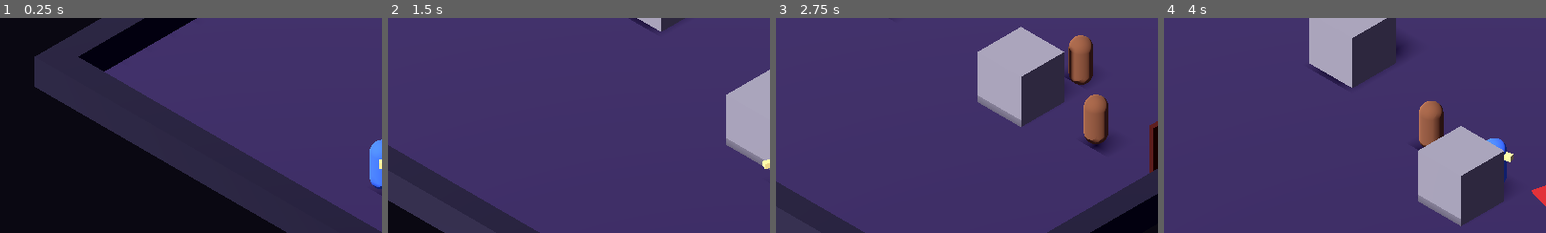
Above: before the commit, frames 1-4 (left to right).
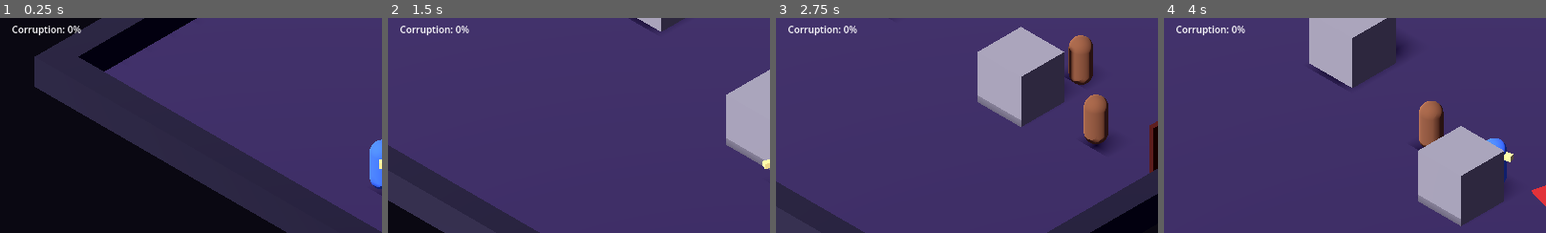
Above: after the commit, the same moments.

Repository: Spadasian/Robert
Game: Godot game, scene res://scenes/world/Run.tscn
Two runs of this game, one before a commit and one after it. Both use one fixed random seed, a clock stepped at 60 frames per second and the inputs below.
Inputs (mouse positions are % of the whole screen's width and height, from its top left):
- Up to frame 1 (0.25 s): no input
- Up to frame 2 (1.5 s): tap Enter at 0.5 s; move the mouse to (72, 45) at 0.52 s; press the mouse at (72, 45) at 0.53 s; hold D (move_right) 0.53-1.28 s; tap Space (dash) at 0.8, 1.35 s; move the mouse to (30, 55) at 1.27 s; release the mouse at (30, 55) at 1.28 s; hold S (move_down) from 1.28 s (still down)
- Up to frame 3 (2.75 s): click (30, 55) at 1.55 s; move the mouse to (60, 28) at 2.02 s; release S (move_down) at 2.03 s; press the mouse at (60, 28) at 2.03 s; hold D (move_right) from 2.03 s (still down); tap Space (dash) at 2.3 s
- Up to frame 4 (4 s): move the mouse to (45, 70) at 2.77 s; release D (move_right) at 2.78 s; release the mouse at (45, 70) at 2.78 s; hold W (move_up) 2.78-3.53 s; tap Space (dash) at 2.85, 3.8 s; click (45, 70) at 3.05 s; move the mouse to (80, 65) at 3.52 s; hold A (move_left) from 3.53 s (still down); tap R at 3.6 s
The pictures show only the part of the screen within x 0-50%, y 11-61%; the shares and areas given below are measured in that part.

The runs differ from the first frame. In frame 1, 0.4% of the frame differs, in the area x 3-22%, y 3-8%; in frame 2, 0.4%; in frame 3, 0.4%; in frame 4, 0.4%.

Commit message:
Phase 11A: upgrade data (UpgradeData/UpgradeEffect), StatsComponent, CombatManager, Corruption number, 10 upgrades, UpgradeManager
Co-Authored-By: Claude Sonnet 5.5 <noreply@anthropic.com>
Claude-Session: https://claude.ai/code/session_015tdxMYhNk2xjQ11oWM2YK9

Diff:
--- /dev/null
+++ b/resources/upgrades/blood_edge.tres
@@ -0,0 +1,18 @@
+[gd_resource type="Resource" script_class="UpgradeData" load_steps=4 format=3]
+
+[ext_resource type="Script" path="res://scripts/upgrades/UpgradeData.gd" id="1_data"]
+[ext_resource type="Script" path="res://scripts/upgrades/UpgradeEffect.gd" id="2_effect"]
+
+[sub_resource type="Resource" id="Effect_1"]
+script = ExtResource("2_effect")
+stat = "attack_damage"
+operation = 1
+value = 0.2
+
+[resource]
+script = ExtResource("1_data")
+id = "blood_edge"
+display_name = "Blood Edge"
+description = "+20% attack damage"
+rarity = 0
+effects = Array[Resource]([SubResource("Effect_1")])
--- /dev/null
+++ b/resources/upgrades/crimson_meal.tres
@@ -0,0 +1,18 @@
+[gd_resource type="Resource" script_class="UpgradeData" load_steps=4 format=3]
+
+[ext_resource type="Script" path="res://scripts/upgrades/UpgradeData.gd" id="1_data"]
+[ext_resource type="Script" path="res://scripts/upgrades/UpgradeEffect.gd" id="2_effect"]
+
+[sub_resource type="Resource" id="Effect_1"]
+script = ExtResource("2_effect")
+stat = "life_on_kill"
+operation = 0
+value = 3
+
+[resource]
+script = ExtResource("1_data")
+id = "crimson_meal"
+display_name = "Crimson Meal"
+description = "Heal 3 HP on kill"
+rarity = 1
+effects = Array[Resource]([SubResource("Effect_1")])
--- /dev/null
+++ b/resources/upgrades/dark_breath.tres
@@ -0,0 +1,18 @@
+[gd_resource type="Resource" script_class="UpgradeData" load_steps=4 format=3]
+
+[ext_resource type="Script" path="res://scripts/upgrades/UpgradeData.gd" id="1_data"]
+[ext_resource type="Script" path="res://scripts/upgrades/UpgradeEffect.gd" id="2_effect"]
+
+[sub_resource type="Resource" id="Effect_1"]
+script = ExtResource("2_effect")
+stat = "corruption_on_hit"
+operation = 0
+value = 3
+
+[resource]
+script = ExtResource("1_data")
+id = "dark_breath"
+display_name = "Dark Breath"
+description = "Each hit adds 3 Corruption"
+rarity = 2
+effects = Array[Resource]([SubResource("Effect_1")])
--- /dev/null
+++ b/resources/upgrades/executioner.tres
@@ -0,0 +1,18 @@
+[gd_resource type="Resource" script_class="UpgradeData" load_steps=4 format=3]
+
+[ext_resource type="Script" path="res://scripts/upgrades/UpgradeData.gd" id="1_data"]
+[ext_resource type="Script" path="res://scripts/upgrades/UpgradeEffect.gd" id="2_effect"]
+
+[sub_resource type="Resource" id="Effect_1"]
+script = ExtResource("2_effect")
+stat = "execute_bonus"
+operation = 0
+value = 0.5
+
+[resource]
+script = ExtResource("1_data")
+id = "executioner"
+display_name = "Executioner"
+description = "+50% damage against enemies below 30% HP"
+rarity = 1
+effects = Array[Resource]([SubResource("Effect_1")])
--- /dev/null
+++ b/resources/upgrades/iron_skin.tres
@@ -0,0 +1,18 @@
+[gd_resource type="Resource" script_class="UpgradeData" load_steps=4 format=3]
+
+[ext_resource type="Script" path="res://scripts/upgrades/UpgradeData.gd" id="1_data"]
+[ext_resource type="Script" path="res://scripts/upgrades/UpgradeEffect.gd" id="2_effect"]
+
+[sub_resource type="Resource" id="Effect_1"]
+script = ExtResource("2_effect")
+stat = "damage_taken"
+operation = 1
+value = -0.15
+
+[resource]
+script = ExtResource("1_data")
+id = "iron_skin"
+display_name = "Iron Skin"
+description = "-15% damage taken"
+rarity = 0
+effects = Array[Resource]([SubResource("Effect_1")])
--- /dev/null
+++ b/resources/upgrades/keen_edge.tres
@@ -0,0 +1,18 @@
+[gd_resource type="Resource" script_class="UpgradeData" load_steps=4 format=3]
+
+[ext_resource type="Script" path="res://scripts/upgrades/UpgradeData.gd" id="1_data"]
+[ext_resource type="Script" path="res://scripts/upgrades/UpgradeEffect.gd" id="2_effect"]
+
+[sub_resource type="Resource" id="Effect_1"]
+script = ExtResource("2_effect")
+stat = "crit_chance"
+operation = 0
+value = 0.1
+
+[resource]
+script = ExtResource("1_data")
+id = "keen_edge"
+display_name = "Keen Edge"
+description = "+10% critical chance"
+rarity = 1
+effects = Array[Resource]([SubResource("Effect_1")])
--- /dev/null
+++ b/resources/upgrades/sakura_step.tres
@@ -0,0 +1,18 @@
+[gd_resource type="Resource" script_class="UpgradeData" load_steps=4 format=3]
+
+[ext_resource type="Script" path="res://scripts/upgrades/UpgradeData.gd" id="1_data"]
+[ext_resource type="Script" path="res://scripts/upgrades/UpgradeEffect.gd" id="2_effect"]
+
+[sub_resource type="Resource" id="Effect_1"]
+script = ExtResource("2_effect")
+stat = "move_speed"
+operation = 1
+value = 0.15
+
+[resource]
+script = ExtResource("1_data")
+id = "sakura_step"
+display_name = "Sakura Step"
+description = "+15% movement speed"
+rarity = 0
+effects = Array[Resource]([SubResource("Effect_1")])
--- /dev/null
+++ b/resources/upgrades/shadow_step.tres
@@ -0,0 +1,18 @@
+[gd_resource type="Resource" script_class="UpgradeData" load_steps=4 format=3]
+
+[ext_resource type="Script" path="res://scripts/upgrades/UpgradeData.gd" id="1_data"]
+[ext_resource type="Script" path="res://scripts/upgrades/UpgradeEffect.gd" id="2_effect"]
+
+[sub_resource type="Resource" id="Effect_1"]
+script = ExtResource("2_effect")
+stat = "dodge_charges"
+operation = 0
+value = 1
+
+[resource]
+script = ExtResource("1_data")
+id = "shadow_step"
+display_name = "Shadow Step"
+description = "+1 dodge charge"
+rarity = 2
+effects = Array[Resource]([SubResource("Effect_1")])
--- /dev/null
+++ b/resources/upgrades/swift_blade.tres
@@ -0,0 +1,18 @@
+[gd_resource type="Resource" script_class="UpgradeData" load_steps=4 format=3]
+
+[ext_resource type="Script" path="res://scripts/upgrades/UpgradeData.gd" id="1_data"]
+[ext_resource type="Script" path="res://scripts/upgrades/UpgradeEffect.gd" id="2_effect"]
+
+[sub_resource type="Resource" id="Effect_1"]
+script = ExtResource("2_effect")
+stat = "attack_speed"
+operation = 1
+value = 0.2
+
+[resource]
+script = ExtResource("1_data")
+id = "swift_blade"
+display_name = "Swift Blade"
+description = "+20% attack speed"
+rarity = 0
+effects = Array[Resource]([SubResource("Effect_1")])
--- /dev/null
+++ b/resources/upgrades/vital_spirit.tres
@@ -0,0 +1,18 @@
+[gd_resource type="Resource" script_class="UpgradeData" load_steps=4 format=3]
+
+[ext_resource type="Script" path="res://scripts/upgrades/UpgradeData.gd" id="1_data"]
+[ext_resource type="Script" path="res://scripts/upgrades/UpgradeEffect.gd" id="2_effect"]
+
+[sub_resource type="Resource" id="Effect_1"]
+script = ExtResource("2_effect")
+stat = "max_health"
+operation = 0
+value = 25
+
+[resource]
+script = ExtResource("1_data")
+id = "vital_spirit"
+display_name = "Vital Spirit"
+description = "+25 max HP"
+rarity = 0
+effects = Array[Resource]([SubResource("Effect_1")])
--- a/scenes/player/Player.tscn
+++ b/scenes/player/Player.tscn
@@ -7,6 +7,8 @@
 [ext_resource type="Script" path="res://scripts/combat/Hurtbox.gd" id="5_hurtbox"]
 [ext_resource type="Script" path="res://scripts/combat/HealthComponent.gd" id="6_health"]
 [ext_resource type="Script" path="res://scripts/player/DashComponent.gd" id="7_dash"]
+[ext_resource type="Script" path="res://scripts/player/StatsComponent.gd" id="8_stats"]
+[ext_resource type="Script" path="res://scripts/player/CorruptionComponent.gd" id="9_corruption"]
 
 [sub_resource type="CapsuleShape3D" id="Shape_player"]
 radius = 0.4
@@ -60,6 +62,12 @@
 mesh = SubResource("Mesh_nose")
 surface_material_override/0 = SubResource("Mat_nose")
 
+[node name="StatsComponent" type="Node" parent="."]
+script = ExtResource("8_stats")
+
+[node name="CorruptionComponent" type="Node" parent="."]
+script = ExtResource("9_corruption")
+
 [node name="HealthComponent" type="Node" parent="."]
 script = ExtResource("6_health")
 
--- a/scenes/ui/HUD.tscn
+++ b/scenes/ui/HUD.tscn
@@ -31,6 +31,13 @@
 offset_bottom = 78.0
 text = "Gold: 0"
 
+[node name="CorruptionLabel" type="Label" parent="."]
+offset_left = 20.0
+offset_top = 84.0
+offset_right = 260.0
+offset_bottom = 110.0
+text = "Corruption: 0%"
+
 [node name="DeathLabel" type="Label" parent="."]
 anchors_preset = 15
 anchor_right = 1.0
@@ -47,7 +54,7 @@
 anchors_preset = 10
 anchor_right = 1.0
 offset_top = 80.0
-offset_bottom = 140.0
+offset_bottom = 170.0
 grow_horizontal = 2
 theme_override_font_sizes/font_size = 36
 text = ""
--- a/scenes/world/Run.tscn
+++ b/scenes/world/Run.tscn
@@ -7,6 +7,17 @@
 [ext_resource type="Script" path="res://scripts/managers/RunManager.gd" id="7_runmanager"]
 [ext_resource type="Resource" path="res://resources/rooms/Room_Combat_01.tres" id="5_room"]
 [ext_resource type="Resource" path="res://resources/rooms/Room_Combat_02.tres" id="6_room"]
+[ext_resource type="Resource" path="res://resources/upgrades/blood_edge.tres" id="u_blood_edge"]
+[ext_resource type="Resource" path="res://resources/upgrades/shadow_step.tres" id="u_shadow_step"]
+[ext_resource type="Resource" path="res://resources/upgrades/iron_skin.tres" id="u_iron_skin"]
+[ext_resource type="Resource" path="res://resources/upgrades/sakura_step.tres" id="u_sakura_step"]
+[ext_resource type="Resource" path="res://resources/upgrades/executioner.tres" id="u_executioner"]
+[ext_resource type="Resource" path="res://resources/upgrades/dark_breath.tres" id="u_dark_breath"]
+[ext_resource type="Resource" path="res://resources/upgrades/swift_blade.tres" id="u_swift_blade"]
+[ext_resource type="Resource" path="res://resources/upgrades/vital_spirit.tres" id="u_vital_spirit"]
+[ext_resource type="Resource" path="res://resources/upgrades/keen_edge.tres" id="u_keen_edge"]
+[ext_resource type="Resource" path="res://resources/upgrades/crimson_meal.tres" id="u_crimson_meal"]
+[ext_resource type="Script" path="res://scripts/upgrades/UpgradeManager.gd" id="8_upgrademanager"]
 
 [sub_resource type="Environment" id="Env_run"]
 background_mode = 1
@@ -38,3 +49,7 @@
 [node name="RoomManager" type="Node" parent="."]
 script = ExtResource("4_roommanager")
 room_sequence = Array[Resource]([ExtResource("5_room"), ExtResource("6_room")])
+
+[node name="UpgradeManager" type="Node" parent="."]
+script = ExtResource("8_upgrademanager")
+upgrade_pool = Array[Resource]([ExtResource("u_blood_edge"), ExtResource("u_shadow_step"), ExtResource("u_iron_skin"), ExtResource("u_sakura_step"), ExtResource("u_executioner"), ExtResource("u_dark_breath"), ExtResource("u_swift_blade"), ExtResource("u_vital_spirit"), ExtResource("u_keen_edge"), ExtResource("u_crimson_meal")])
--- /dev/null
+++ b/scripts/combat/CombatManager.gd
@@ -0,0 +1,41 @@
+class_name CombatManager
+extends RefCounted
+## Damage rules in one place. Called by Hitbox; no node needed.
+## The attacker's StatsComponent (if it has one) adds crits, execute damage, corruption and life on kill.
+
+const CRIT_MULTIPLIER: float = 1.5
+const LOW_HEALTH_RATIO: float = 0.3
+
+
+static func calculate_damage(base_damage: float, attacker: Node, target_health: Node) -> float:
+	var stats := _get_stats(attacker)
+	if stats == null:
+		return base_damage
+	var damage: float = base_damage
+	if randf() < stats.get_stat("crit_chance"):
+		damage *= CRIT_MULTIPLIER
+	if target_health and target_health.current_health <= target_health.max_health * LOW_HEALTH_RATIO:
+		damage *= 1.0 + stats.get_stat("execute_bonus")
+	return damage
+
+
+static func after_hit(attacker: Node, target_health: Node) -> void:
+	var stats := _get_stats(attacker)
+	if stats == null:
+		return
+	var corruption_gain: float = stats.get_stat("corruption_on_hit")
+	if corruption_gain > 0.0:
+		var corruption := attacker.get_node_or_null("CorruptionComponent")
+		if corruption:
+			corruption.add_corruption(corruption_gain)
+	if target_health and target_health.is_dead():
+		var heal_amount: float = stats.get_stat("life_on_kill")
+		var health := attacker.get_node_or_null("HealthComponent")
+		if heal_amount > 0.0 and health:
+			health.heal(heal_amount)
+
+
+static func _get_stats(attacker: Node) -> Node:
+	if attacker == null:
+		return null
+	return attacker.get_node_or_null("StatsComponent")
--- a/scripts/combat/HealthComponent.gd
+++ b/scripts/combat/HealthComponent.gd
@@ -21,6 +21,15 @@
 	health_changed.emit(current_health, max_health)
 
 
+func change_max_health(new_max: float) -> void:
+	var difference: float = new_max - max_health
+	max_health = new_max
+	if difference > 0.0:
+		current_health += difference
+	current_health = minf(current_health, max_health)
+	health_changed.emit(current_health, max_health)
+
+
 func take_damage(amount: float) -> void:
 	if is_dead():
 		return
--- a/scripts/combat/Hitbox.gd
+++ b/scripts/combat/Hitbox.gd
@@ -1,5 +1,6 @@
 extends Area3D
 ## Deals damage to any Hurtbox it touches (once per activation). Ignores same-team hurtboxes.
+## Final damage goes through CombatManager so upgrades can change it.
 
 @export var damage: float = 10.0
 @export var team: String = "player"
@@ -24,4 +25,7 @@
 	if area.team == team or area in already_hit:
 		return
 	already_hit.append(area)
-	area.receive_hit(damage, source)
+	var target_health: Node = area.get_parent().get_node_or_null("HealthComponent")
+	var final_damage: float = CombatManager.calculate_damage(damage, source, target_health)
+	area.receive_hit(final_damage, source)
+	CombatManager.after_hit(source, target_health)
--- a/scripts/player/AttackComponent.gd
+++ b/scripts/player/AttackComponent.gd
@@ -1,12 +1,12 @@
 extends Node3D
 ## Basic katana slash. Hold the attack button to keep slashing (limited by cooldown).
 
-@export var damage: float = 10.0
 @export var attack_cooldown: float = 0.35
 @export var swing_time: float = 0.15
 @export var swing_arc_degrees: float = 140.0
 
 @onready var aim: Node = $"../AimComponent"
+@onready var stats: Node = $"../StatsComponent"
 @onready var swing_pivot: Node3D = $SwingPivot
 @onready var hitbox: Area3D = $SwingPivot/Hitbox
 @onready var blade: MeshInstance3D = $SwingPivot/Blade
@@ -30,8 +30,8 @@
 
 
 func start_attack() -> void:
-	cooldown_left = attack_cooldown
-	hitbox.damage = damage
+	cooldown_left = attack_cooldown / stats.get_stat("attack_speed")
+	hitbox.damage = stats.get_stat("attack_damage")
 	hitbox.set_active(true)
 	blade.visible = true
 
--- /dev/null
+++ b/scripts/player/CorruptionComponent.gd
@@ -0,0 +1,29 @@
+extends Node
+## Corruption 0-100 with thresholds at 25 / 50 / 75 / 100.
+## For now it is only a number. Effects (bonus damage, visuals, 100% consequences) hook into the signals later.
+
+signal corruption_changed(value: float, level: int)
+signal threshold_reached(level: int)
+
+const THRESHOLDS: Array[float] = [25.0, 50.0, 75.0, 100.0]
+
+@export var max_corruption: float = 100.0
+
+var value: float = 0.0
+var level: int = 0 # 0 = below 25%, 4 = 100%
+
+
+func add_corruption(amount: float) -> void:
+	set_corruption(value + amount)
+
+
+func set_corruption(new_value: float) -> void:
+	var old_level: int = level
+	value = clampf(new_value, 0.0, max_corruption)
+	level = 0
+	for threshold in THRESHOLDS:
+		if value >= threshold:
+			level += 1
+	corruption_changed.emit(value, level)
+	if level > old_level:
+		threshold_reached.emit(level)
--- a/scripts/player/DashComponent.gd
+++ b/scripts/player/DashComponent.gd
@@ -19,6 +19,13 @@
 
 func _ready() -> void:
 	charges = max_charges
+
+
+func set_max_charges(new_max: int) -> void:
+	if new_max > max_charges:
+		charges += new_max - max_charges
+	max_charges = new_max
+	charges = mini(charges, max_charges)
 
 
 func is_invulnerable() -> bool:
--- a/scripts/player/Player.gd
+++ b/scripts/player/Player.gd
@@ -4,8 +4,6 @@
 
 const DAMAGE_NUMBER_SCENE: PackedScene = preload("res://scenes/ui/DamageNumber.tscn")
 
-@export var max_health: float = 100.0
-@export var move_speed: float = 6.0
 @export var acceleration: float = 40.0
 @export var friction: float = 50.0
 
@@ -18,6 +16,7 @@
 @onready var model: Node3D = $Model
 @onready var body_mesh: MeshInstance3D = $Model/Body
 @onready var aim: Node = $AimComponent
+@onready var stats: Node = $StatsComponent
 @onready var health: Node = $HealthComponent
 @onready var dash: Node = $DashComponent
 @onready var hurtbox: Area3D = $Hurtbox
@@ -25,7 +24,9 @@
 
 
 func _ready() -> void:
-	health.set_max_health(max_health)
+	health.set_max_health(stats.get_stat("max_health"))
+	dash.set_max_charges(int(stats.get_stat("dodge_charges")))
+	stats.stats_changed.connect(_on_stats_changed)
 	hurtbox.hit_received.connect(_on_hit_received)
 	health.damaged.connect(_on_damaged)
 	health.died.connect(_on_died)
@@ -52,7 +53,7 @@
 		move_and_slide()
 		return
 
-	var target_velocity: Vector3 = direction * move_speed
+	var target_velocity: Vector3 = direction * stats.get_stat("move_speed")
 	var rate: float = acceleration if direction != Vector3.ZERO else friction
 	velocity.x = move_toward(velocity.x, target_velocity.x, rate * delta)
 	velocity.z = move_toward(velocity.z, target_velocity.z, rate * delta)
@@ -63,7 +64,12 @@
 func _on_hit_received(damage: float, _source: Node) -> void:
 	if dash.is_invulnerable() or health.is_dead():
 		return
-	health.take_damage(damage)
+	health.take_damage(damage * stats.get_stat("damage_taken"))
+
+
+func _on_stats_changed() -> void:
+	health.change_max_health(stats.get_stat("max_health"))
+	dash.set_max_charges(int(stats.get_stat("dodge_charges")))
 
 
 func _on_damaged(amount: float) -> void:
--- /dev/null
+++ b/scripts/player/StatsComponent.gd
@@ -0,0 +1,60 @@
+extends Node
+## All numbers that upgrades can change. Other components ask get_stat("name").
+## final = (base + flat bonuses) * (1 + sum of percent bonuses)
+
+signal stats_changed
+
+@export var base_stats: Dictionary = {
+	"max_health": 100.0,
+	"attack_damage": 10.0,
+	"attack_speed": 1.0,
+	"move_speed": 6.0,
+	"dodge_charges": 1.0,
+	"damage_taken": 1.0, # multiplier: 0.85 = takes 15% less
+	"crit_chance": 0.0,
+	"execute_bonus": 0.0, # extra damage vs enemies at low HP
+	"corruption_on_hit": 0.0,
+	"life_on_kill": 0.0,
+}
+
+var upgrades: Array = [] # UpgradeData taken this run
+var modifiers: Array = [] # UpgradeEffect resources
+var _cache: Dictionary = {}
+
+
+func get_stat(stat_name: String) -> float:
+	if _cache.is_empty():
+		_recalculate()
+	return _cache.get(stat_name, 0.0)
+
+
+func add_upgrade(upgrade: Resource) -> void:
+	upgrades.append(upgrade)
+	for effect in upgrade.effects:
+		if not base_stats.has(effect.stat):
+			push_warning("StatsComponent: unknown stat '%s' in upgrade '%s'" % [effect.stat, upgrade.id])
+		modifiers.append(effect)
+	_recalculate()
+	stats_changed.emit()
+
+
+func has_upgrade(upgrade_id: String) -> bool:
+	for upgrade in upgrades:
+		if upgrade.id == upgrade_id:
+			return true
+	return false
+
+
+func _recalculate() -> void:
+	_cache.clear()
+	for stat_name in base_stats:
+		var flat: float = 0.0
+		var percent: float = 0.0
+		for effect in modifiers:
+			if effect.stat != stat_name:
+				continue
+			if effect.operation == UpgradeEffect.Operation.ADD:
+				flat += effect.value
+			else:
+				percent += effect.value
+		_cache[stat_name] = (float(base_stats[stat_name]) + flat) * (1.0 + percent)
--- a/scripts/rooms/RoomManager.gd
+++ b/scripts/rooms/RoomManager.gd
@@ -17,8 +17,11 @@
 var is_transitioning: bool = false
 
 
+func _enter_tree() -> void:
+	add_to_group("room_manager")
+
+
 func _ready() -> void:
-	add_to_group("room_manager")
 	if not room_sequence.is_empty():
 		_load_next_room.call_deferred()
 
@@ -51,11 +54,11 @@
 
 
 func _on_room_cleared() -> void:
-	room_cleared.emit()
 	_spawn_reward()
 	var hud := get_tree().get_first_node_in_group("hud")
 	if hud:
 		hud.show_message("ROOM CLEARED")
+	room_cleared.emit()
 
 
 func _on_exit_reached() -> void:
--- a/scripts/ui/HUD.gd
+++ b/scripts/ui/HUD.gd
@@ -7,8 +7,10 @@
 @onready var message_label: Label = $MessageLabel
 @onready var fade_rect: ColorRect = $Fade
 @onready var gold_label: Label = $GoldLabel
+@onready var corruption_label: Label = $CorruptionLabel
 
 var player_dead: bool = false
+var message_serial: int = 0
 
 
 func _ready() -> void:
@@ -22,6 +24,10 @@
 	health.health_changed.connect(_on_health_changed)
 	health.died.connect(_on_player_died)
 	_on_health_changed(health.current_health, health.max_health)
+
+	var corruption: Node = player.get_node("CorruptionComponent")
+	corruption.corruption_changed.connect(_on_corruption_changed)
+	_on_corruption_changed(corruption.value, corruption.level)
 
 	var run_manager: Node = get_tree().get_first_node_in_group("run_manager")
 	if run_manager:
@@ -39,6 +45,10 @@
 	gold_label.text = "Gold: %d" % gold
 
 
+func _on_corruption_changed(value: float, _level: int) -> void:
+	corruption_label.text = "Corruption: %d%%" % int(value)
+
+
 func _on_player_died() -> void:
 	player_dead = true
 	death_label.visible = true
@@ -50,10 +60,13 @@
 
 
 func show_message(text: String, duration: float = 2.0) -> void:
+	message_serial += 1
+	var my_serial: int = message_serial
 	message_label.text = text
 	message_label.visible = true
 	await get_tree().create_timer(duration).timeout
-	message_label.visible = false
+	if my_serial == message_serial:
+		message_label.visible = false
 
 
 func fade_out(duration: float = 0.25) -> void:
--- /dev/null
+++ b/scripts/upgrades/UpgradeData.gd
@@ -0,0 +1,32 @@
+class_name UpgradeData
+extends Resource
+## A temporary run upgrade. Create new ones as .tres files, no code needed.
+
+enum Rarity { COMMON, RARE, EPIC, LEGENDARY, CURSED }
+
+# Order matches the Rarity enum.
+const RARITY_WEIGHTS: Array[float] = [60.0, 25.0, 10.0, 3.0, 8.0]
+const RARITY_COLORS: Array[Color] = [
+	Color(0.85, 0.85, 0.85), Color(0.35, 0.6, 1.0), Color(0.7, 0.4, 0.95),
+	Color(1.0, 0.65, 0.15), Color(0.8, 0.1, 0.2),
+]
+const RARITY_NAMES: Array[String] = ["Common", "Rare", "Epic", "Legendary", "Cursed"]
+
+@export var id: String = ""
+@export var display_name: String = ""
+@export_multiline var description: String = ""
+@export var icon: Texture2D
+@export var rarity: Rarity = Rarity.COMMON
+@export var effects: Array[Resource] = [] # UpgradeEffect resources
+
+
+func get_weight() -> float:
+	return RARITY_WEIGHTS[rarity]
+
+
+func get_color() -> Color:
+	return RARITY_COLORS[rarity]
+
+
+func get_rarity_name() -> String:
+	return RARITY_NAMES[rarity]
--- /dev/null
+++ b/scripts/upgrades/UpgradeEffect.gd
@@ -0,0 +1,10 @@
+class_name UpgradeEffect
+extends Resource
+## One change to one stat. An upgrade is a list of these.
+## ADD: flat bonus (+1 dodge, +25 max HP). PERCENT: fraction (0.2 = +20%, -0.15 = -15%).
+
+enum Operation { ADD, PERCENT }
+
+@export var stat: String = ""
+@export var operation: Operation = Operation.ADD
+@export var value: float = 0.0
--- /dev/null
+++ b/scripts/upgrades/UpgradeManager.gd
@@ -0,0 +1,53 @@
+extends Node
+## Picks and applies upgrades. The pool is a plain list of UpgradeData resources set in the Inspector,
+## so new upgrades are just new .tres files added to the list.
+
+@export var upgrade_pool: Array[Resource] = []
+
+var stats: Node
+
+
+func _ready() -> void:
+	var player := get_tree().get_first_node_in_group("player")
+	if player:
+		stats = player.get_node("StatsComponent")
+	var room_manager := get_tree().get_first_node_in_group("room_manager")
+	if room_manager:
+		room_manager.room_cleared.connect(_on_room_cleared)
+
+
+## Random upgrades the player does not own yet, picked by rarity weight, no duplicates.
+func get_random_choices(count: int) -> Array:
+	var candidates: Array = []
+	for upgrade in upgrade_pool:
+		if not stats.has_upgrade(upgrade.id):
+			candidates.append(upgrade)
+	var choices: Array = []
+	while choices.size() < count and not candidates.is_empty():
+		var total_weight: float = 0.0
+		for upgrade in candidates:
+			total_weight += upgrade.get_weight()
+		var roll: float = randf() * total_weight
+		for upgrade in candidates:
+			roll -= upgrade.get_weight()
+			if roll <= 0.0:
+				choices.append(upgrade)
+				candidates.erase(upgrade)
+				break
+	return choices
+
+
+func apply_upgrade(upgrade: Resource) -> void:
+	stats.add_upgrade(upgrade)
+
+
+# Temporary (livrarea A): grant one random upgrade automatically. Livrarea B replaces this with a choice screen.
+func _on_room_cleared() -> void:
+	var choices: Array = get_random_choices(1)
+	if choices.is_empty():
+		return
+	var upgrade: Resource = choices[0]
+	apply_upgrade(upgrade)
+	var hud := get_tree().get_first_node_in_group("hud")
+	if hud:
+		hud.show_message("ROOM CLEARED\n[%s] %s: %s" % [upgrade.get_rarity_name(), upgrade.display_name, upgrade.description], 3.5)
